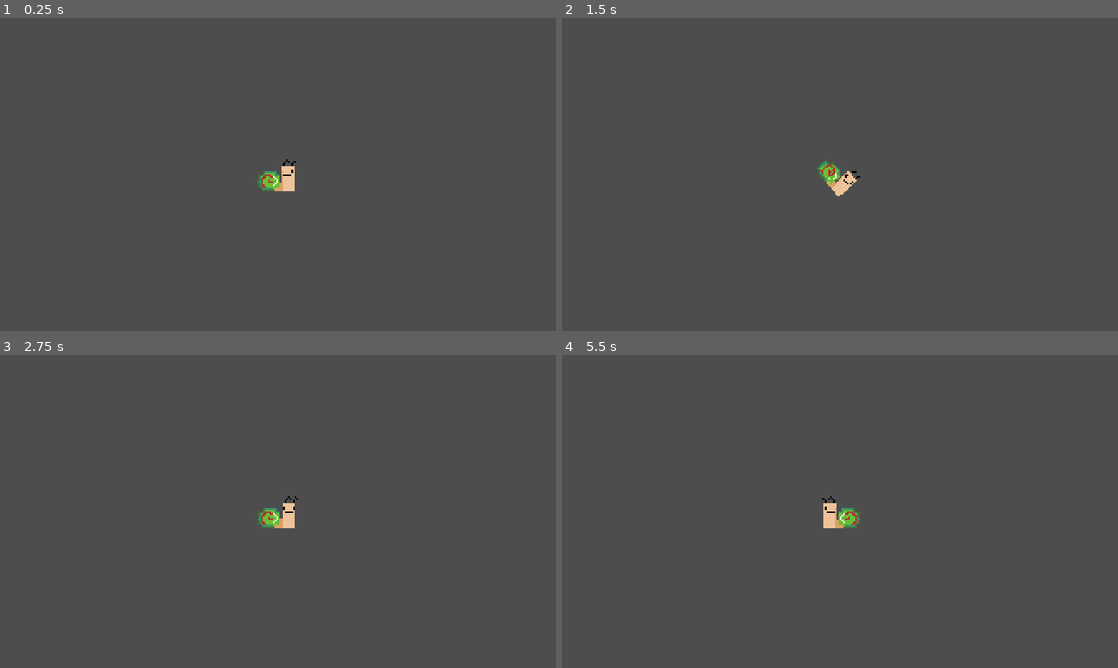
Above: before the commit, frames 1-4 (two rows, left to right).
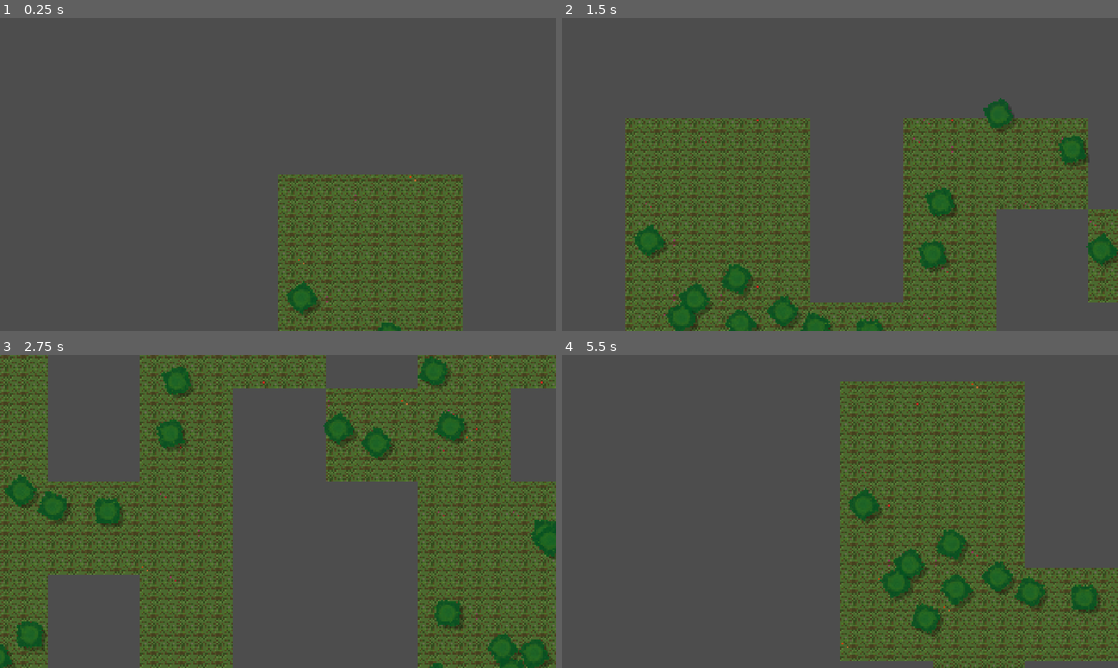
Above: after the commit, the same moments.

Repository: mark4pro/rogue-like
Game: Godot game, scene res://worldGen/testGen.tscn
Same seed, same stepped clock (60 frames per second), same inputs: the game is played once before the commit and once after it. Before the commit the project starts from res://Scenes/shit.tscn.
Inputs (mouse positions are in pixels of both pictures, inside the frame that each line leads up to):
- Up to frame 1 (0.25 s): no input
- Up to frame 2 (1.5 s): tap Enter at 0.5 s; move the mouse to (962, 158) at 0.52 s; hold D (right) 0.53-1.28 s; tap F6 (free_cam, bound only after the commit) at 0.6 s; click (962, 158) at 0.67 s; move the mouse to (728, 190) at 1.27 s; hold S (down) from 1.28 s (still down); tap Ctrl (roll) at 1.35 s; click (728, 190) at 1.42 s
- Up to frame 3 (2.75 s): tap F6 (free_cam, bound only after the commit) at 1.55, 2.3 s; move the mouse to (333, 442) at 2.02 s; release S (down) at 2.03 s; hold D (right) from 2.03 s (still down); tap Shift (sprint) at 2.1 s; click (333, 442) at 2.17 s
- Up to frame 4 (5.5 s): move the mouse to (812, 574) at 2.77 s; release D (right) at 2.78 s; hold W (up) 2.78-3.53 s; tap F6 (free_cam, bound only after the commit) at 2.85, 3.6, 4.55, 5.3 s; click (812, 574) at 2.92 s; move the mouse to (1006, 558) at 3.52 s; hold A (left) 3.53-5.03 s; click (1006, 558) at 3.67 s; move the mouse to (673, 464) at 4.27 s; tap Ctrl (roll) at 4.35 s; click (673, 464) at 4.42 s; move the mouse to (867, 511) at 5.02 s; hold S (down) from 5.03 s (still down); tap Shift (sprint) at 5.1 s; click (867, 511) at 5.17 s

The runs differ from the first frame. In frame 1, 17% of the frame differs, in the area x 46-84%, y 45-100%; in frame 2, 42%; in frame 3, 60%, in the area x 0-100%, y 0-100%; in frame 4, 35%.

Commit message:
EPIC SHIT

Diff:
--- a/Assets/prefabs/player.tscn
+++ b/Assets/prefabs/player.tscn
@@ -4,7 +4,7 @@
 [ext_resource type="Texture2D" uid="uid://bgy1rvpqhpbh1" path="res://Assets/imgs/Bob-sheet.png" id="2_fj04p"]
 
 [sub_resource type="RectangleShape2D" id="RectangleShape2D_ykx3s"]
-size = Vector2(104, 26)
+size = Vector2(23.75, 10)
 
 [sub_resource type="AtlasTexture" id="AtlasTexture_fj04p"]
 atlas = ExtResource("2_fj04p")
@@ -83,12 +83,11 @@
 metadata/_edit_group_ = true
 
 [node name="CollisionShape2D" type="CollisionShape2D" parent="." unique_id=2099576623]
-position = Vector2(-3, 26)
+position = Vector2(-1, 6)
 shape = SubResource("RectangleShape2D_ykx3s")
 
 [node name="Sprite2D" type="AnimatedSprite2D" parent="." unique_id=1474160666]
 texture_filter = 1
-scale = Vector2(5, 5)
 sprite_frames = SubResource("SpriteFrames_i87ed")
 animation = &"walk"
 
@@ -104,6 +103,7 @@
 one_shot = true
 
 [node name="Camera2D" type="Camera2D" parent="." unique_id=557111740]
+zoom = Vector2(7, 7)
 
 [connection signal="timeout" from="Timer" to="." method="_on_timer_timeout"]
 [connection signal="timeout" from="roll_cooldown" to="." method="_on_roll_cooldown_timeout"]
--- a/Assets/prefabs/tree.tscn
+++ b/Assets/prefabs/tree.tscn
@@ -15,5 +15,6 @@
 
 [node name="Tree" type="Sprite2D" unique_id=1628725339]
 modulate = Color(1, 1, 1, 0.9411765)
+z_index = 1
 material = SubResource("ShaderMaterial_jroq8")
 texture = ExtResource("1_2xu35")
--- a/Script/player_controller.gd
+++ b/Script/player_controller.gd
@@ -38,6 +38,9 @@
 		roll = true
 		can_roll = false
 
+	if dir == Vector2.ZERO:
+		$Sprite2D.stop()
+
 	if roll:
 		$Sprite2D.stop()
 		$Sprite2D.rotation += 7 * delta
--- a/project.godot
+++ b/project.godot
@@ -11,7 +11,7 @@
 [application]
 
 config/name="Rogue Like"
-run/main_scene="uid://b2r487f6fn0ic"
+run/main_scene="uid://b2rr2nbnnax0r"
 config/features=PackedStringArray("4.6", "Forward Plus")
 config/icon="res://icon.svg"
 
@@ -77,6 +77,11 @@
 "events": [Object(InputEventKey,"resource_local_to_scene":false,"resource_name":"","device":-1,"window_id":0,"alt_press …(195 unchanged characters)…
 ]
 }
+free_cam={
+"deadzone": 0.2,
+"events": [Object(InputEventKey,"resource_local_to_scene":false,"resource_name":"","device":-1,"window_id":0,"alt_pressed":false,"shift_pressed":false,"ctrl_pressed":false,"meta_pressed":false,"pressed":false,"keycode":0,"physical_keycode":4194337,"key_label":0,"unicode":0,"location":0,"echo":false,"script":null)
+]
+}
 
 [physics]
 
@@ -87,4 +92,4 @@
 
 textures/canvas_textures/default_texture_filter=0
 rendering_device/driver.windows="d3d12"
-2d/snap/snap_2d_transforms_to_pixel=true
+2d/snap/snap_2d_vertices_to_pixel=true
--- a/worldGen/scripts/worldgen.gd
+++ b/worldGen/scripts/worldgen.gd
@@ -1,4 +1,6 @@
 extends Node
+
+@onready var playerRes : PackedScene = preload("res://Assets/prefabs/player.tscn")
 
 var chunkSize : Vector2i = Vector2i(10, 10)
 var tileSize : int = 32
@@ -6,6 +8,8 @@
 
 var hasWorldNode : bool = false
 var loaded : bool = false
+
+var player : RigidBody2D = null
 
 var noise = FastNoiseLite.new()
 
@@ -136,7 +140,7 @@
 					var newTree : Sprite2D = treeScene.instantiate()
 					worldNode.add_child(newTree)
 					newTree.rotation_degrees = randf_range(0, 360)
-					newTree.offset = Vector2(randf_range(-32, 32), randf_range(-32, 32))
+					newTree.offset = Vector2(randf_range(-16, 16), randf_range(-16, 16))
 					newTree.position = ground.map_to_local(Vector2i(x, y))
 					#props.set_cell(Vector2i(x, y), 0, Vector2i(4, 2))
 
@@ -159,10 +163,24 @@
 	noise.frequency = randf_range(0.03, 0.5)
 
 func _process(delta: float) -> void:
+	var chkPlayer = get_tree().get_nodes_in_group("Player")
+	if not chkPlayer.is_empty():
+		player = chkPlayer[0]
+		player.get_node("Camera2D").enabled = true
+	else: player = null
 	isTestEnv = get_tree().root.get_node_or_null("TestGen")
 	if isTestEnv:
+		#Enable/Disable free cam
+		if not chkPlayer.is_empty():
+			isTestEnv.get_node("FreeCam").enabled = false
+		else:
+			isTestEnv.get_node("FreeCam").enabled = true
+
+		#regen map
 		if Input.is_action_just_pressed("regen_map"):
 			regen()
+
+		#Create world node
 		if not hasWorldNode:
 			var newWorldNode : Node2D = Node2D.new()
 			isTestEnv.add_child(newWorldNode)
@@ -170,9 +188,20 @@
 			newWorldNode.name = "World"
 			layers = genLayers(newWorldNode)
 			hasWorldNode = true
+
+		#Generate map
 		if not loaded:
 			initArrays()
 			genBiome()
 			genForest()
 			mapGen()
 			loaded = true
+
+	#Engine only
+	if OS.has_feature("editor"):
+		if Input.is_mouse_button_pressed(MOUSE_BUTTON_RIGHT) and not player:
+			var newPlayer : RigidBody2D = playerRes.instantiate()
+			newPlayer.position = get_viewport().get_mouse_position()
+			worldNode.add_child(newPlayer)
+		if Input.is_action_just_pressed("free_cam") and not player == null:
+			player.queue_free()
